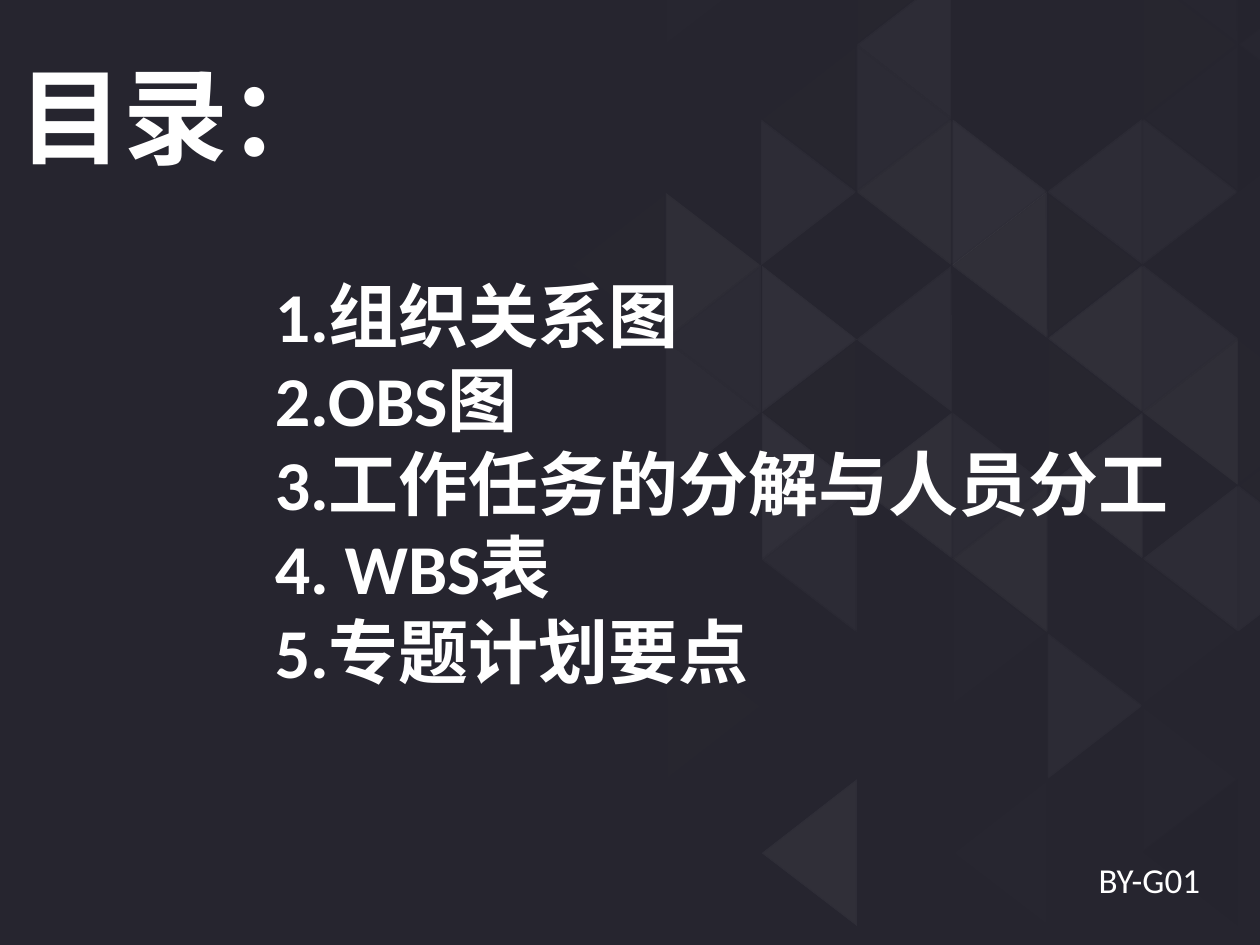
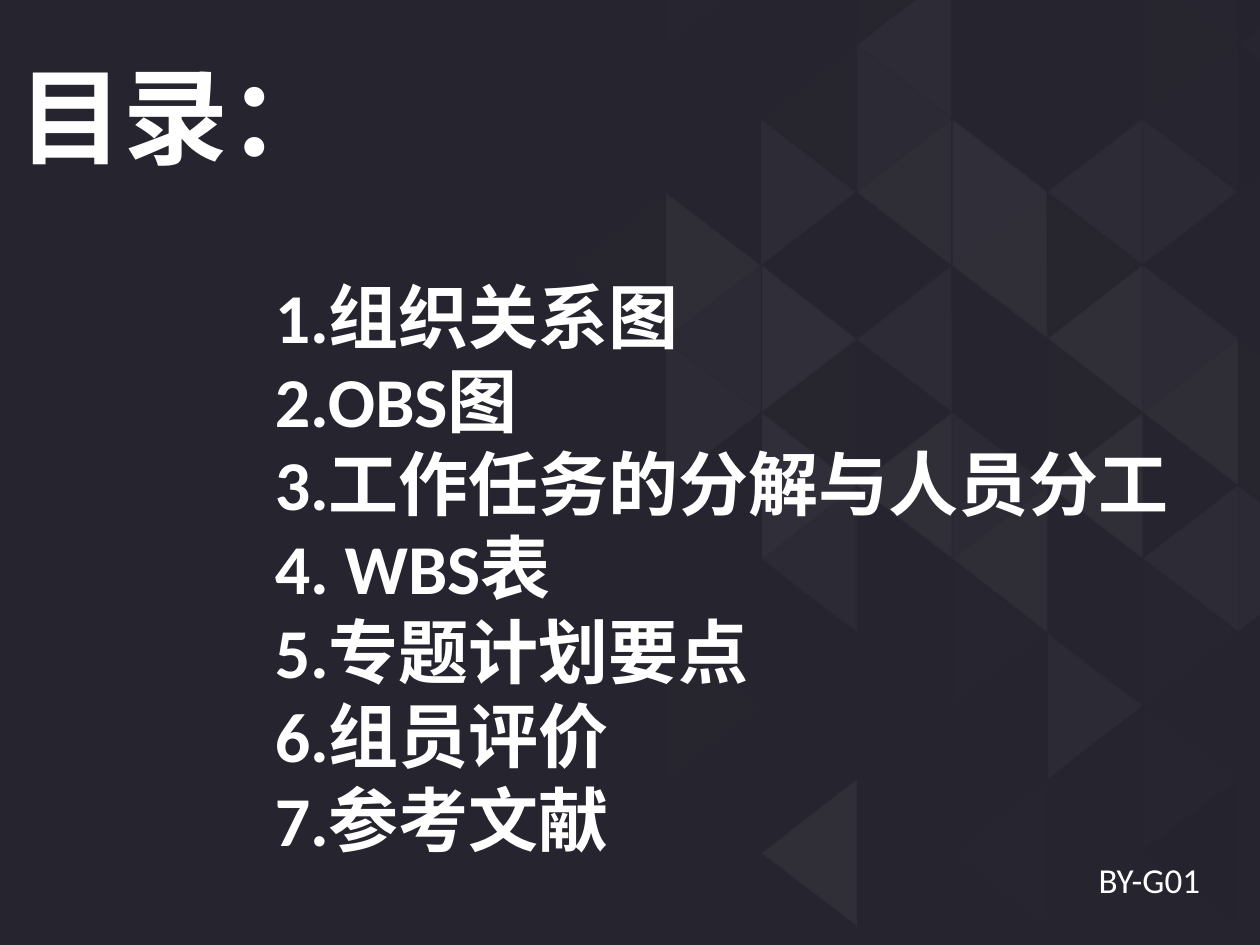
Before and after one commit to cchello/PRD2018-G01, a slide deck: slide 2 of 受控文档/计划阶段/PRD2018_G01_需求工程项目计划答辩ppt_0.1.1.20181031_a.pptx. Drawn at 1260x945 pixels with LibreOffice and Linux fonts; fonts in the diff are those of the drawing. Boxes give left, top, right and bottom in pixels: in the first picture for what was removed or moved away, otherwise in the second. Text is boxed around its words. In the diff, an @@ line names an element or a change of style, - is before the commit and + after.

```diff
--- a/受控文档/计划阶段/PRD2018_G01_需求工程项目计划答辩ppt_0.1.1.20181031_a.pptx
+++ b/受控文档/计划阶段/PRD2018_G01_需求工程项目计划答辩ppt_0.1.1.20181031_a.pptx
@@ text at (275, 704, 609, 853): paragraphs added @@
+6.组员评价
+7.参考文献
```
Also in this commit, not shown: 38 other files.
